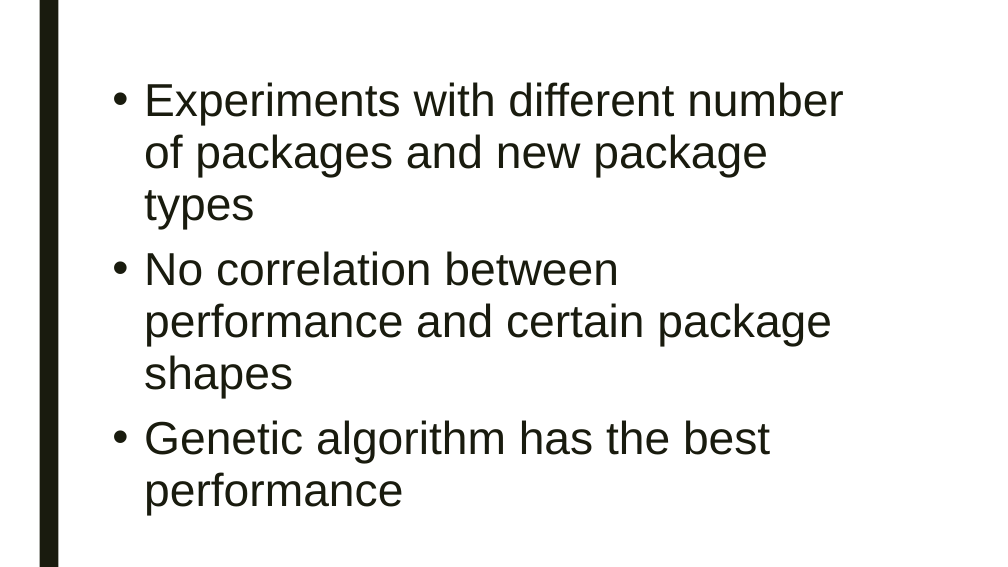
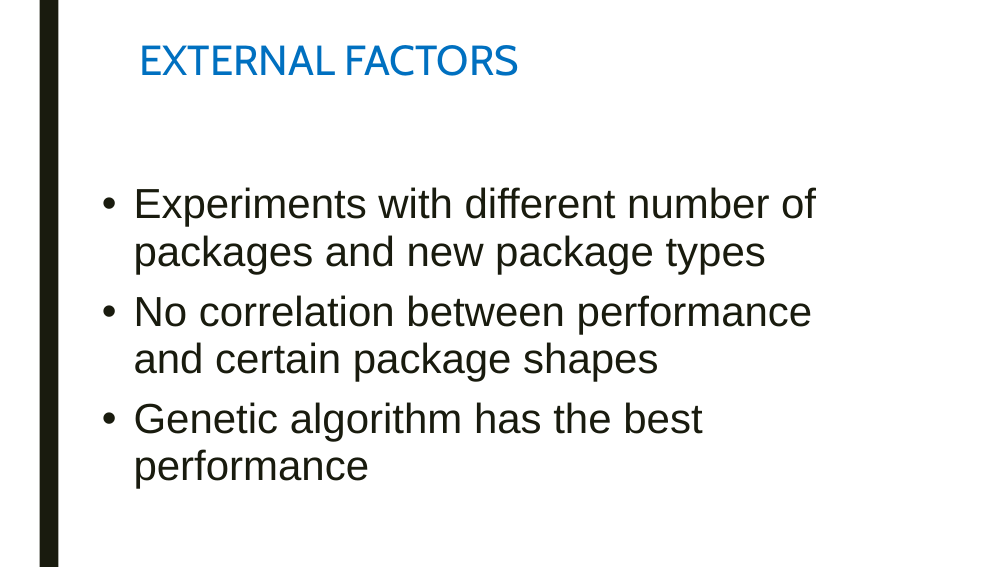
Before and after one commit to swengeler/PP3, a slide deck: slide 25 of Report, presentation and related stuff/Knapsack_problem.pptx. Drawn at 1008x567 pixels with LibreOffice and Linux fonts; fonts in the diff are those of the drawing. Boxes give left, top, right and bottom in pixels: in the first picture for what was removed or moved away, otherwise in the second. Text is boxed around its words. In the diff, an @@ line names an element or a change of style, - is before the commit and + after.

```diff
--- a/Report, presentation and related stuff/Knapsack_problem.pptx
+++ b/Report, presentation and related stuff/Knapsack_problem.pptx
@@ text added at bbox=[139, 45, 519, 76], 40 pt, text #0070C0 @@
+EXTERNAL FACTORS
@@ text "Experiments with different number of ...": place and size @@
-text "Experiments with different number of ..." at bbox=[144, 82, 844, 515]
+text "Experiments with different number of ..." at bbox=[134, 187, 816, 489]
@@ text "Experiments with different number of ..." at bbox=[134, 187, 816, 489]: size 44 to 40 pt @@
```
Also in this commit, not shown: 5 other slides changed.
